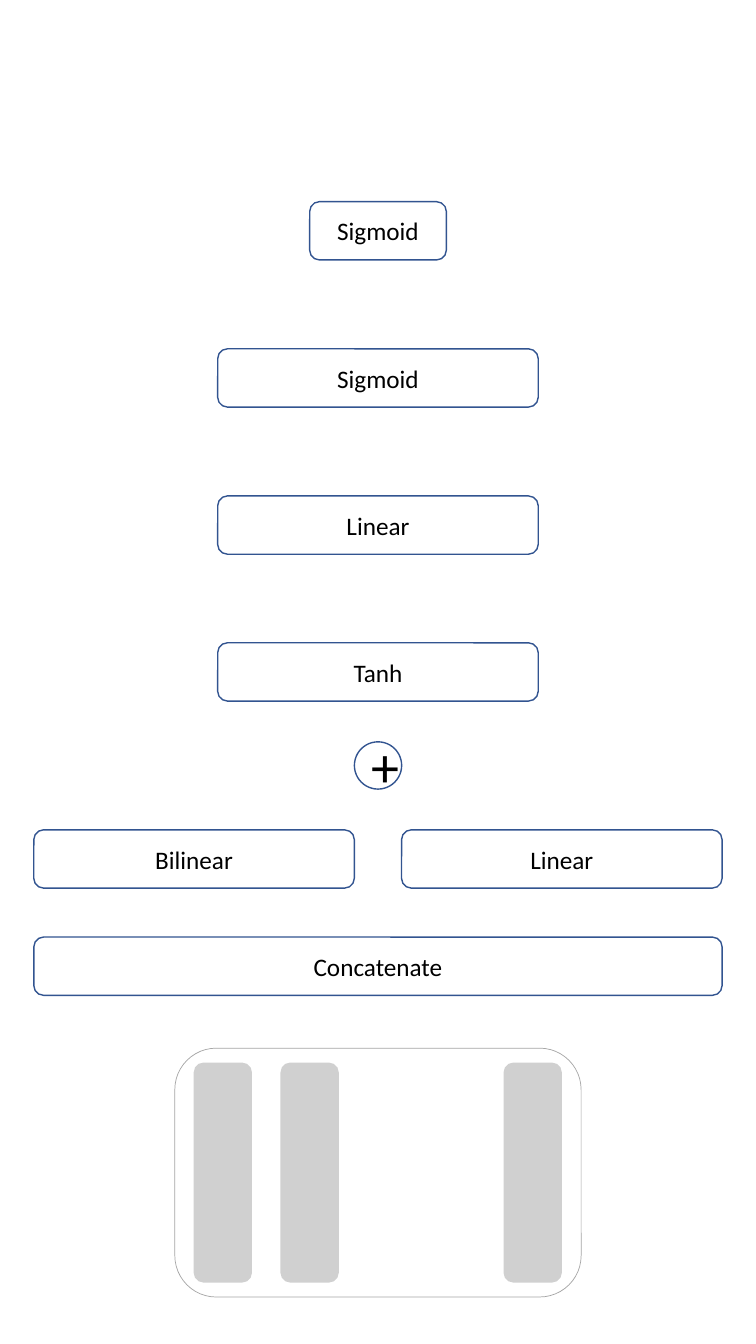
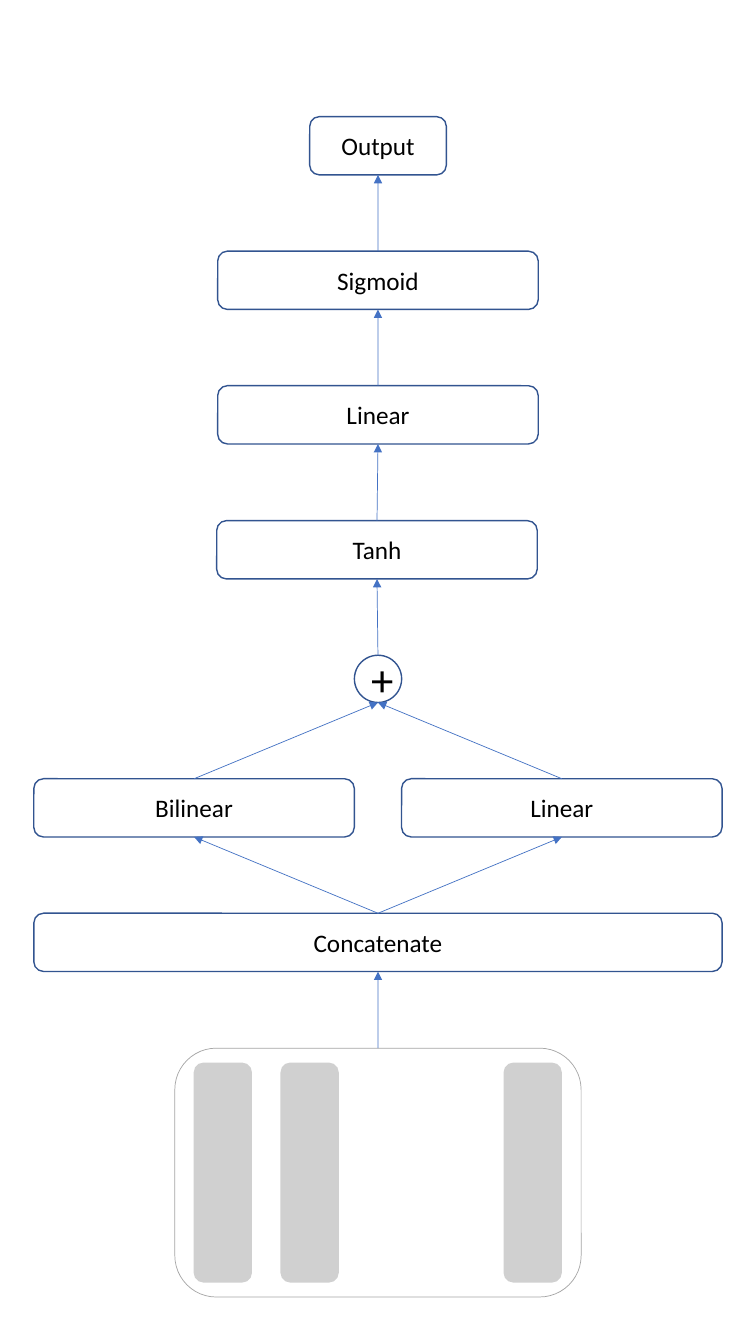
Before and after one commit to Adoni/CSE505, a slide deck: slide 1 of LTN/Report/img/Predicate.pptx. Drawn at 756x1344 pixels with LibreOffice and Linux fonts; fonts in the diff are those of the drawing; grey boxes stand for pictures. Boxes give left, top, right and bottom in pixels: in the first picture for what was removed or moved away, otherwise in the second. Text is boxed around its words. In the diff, an @@ line names an element or a change of style, - is before the commit and + after.

```diff
--- a/LTN/Report/img/Predicate.pptx
+++ b/LTN/Report/img/Predicate.pptx
@@ rounded rectangle "Output": place and size @@
-rounded rectangle "Output" at [309, 202, 447, 260]
+rounded rectangle "Output" at [309, 117, 447, 175]
@@ text in rounded rectangle at [341, 138, 414, 159]: text changed @@
-Sigmoid
+Output
@@ arrow added from (378, 251) to (378, 175), #4472C4 0.5 pt @@
@@ rounded rectangle "Sigmoid": place and size @@
-rounded rectangle "Sigmoid" at [218, 349, 538, 407]
+rounded rectangle "Sigmoid" at [218, 251, 538, 309]
@@ arrow added from (378, 386) to (378, 309), #4472C4 0.5 pt @@
@@ rounded rectangle "Linear": place and size @@
-rounded rectangle "Linear" at [218, 496, 538, 554]
+rounded rectangle "Linear" at [218, 386, 538, 445]
@@ arrow added from (377, 521) to (378, 444), #4472C4 0.5 pt @@
@@ rounded rectangle "Tanh": place and size @@
-rounded rectangle "Tanh" at [218, 643, 538, 702]
+rounded rectangle "Tanh" at [217, 521, 537, 580]
@@ arrow added from (378, 655) to (377, 579), #4472C4 0.5 pt @@
@@ ellipse "+": place and size @@
-ellipse "+" at [355, 742, 402, 789]
+ellipse "+" at [355, 655, 402, 703]
@@ ellipse "+" at [355, 655, 402, 703]: size 40 to 32 pt @@
@@ arrow added from (195, 779) to (378, 703), #4472C4 0.5 pt @@
@@ arrow added from (561, 779) to (378, 703), #4472C4 0.5 pt @@
@@ rounded rectangle "Bilinear": place and size @@
-rounded rectangle "Bilinear" at [34, 830, 355, 888]
+rounded rectangle "Bilinear" at [34, 779, 355, 838]
@@ rounded rectangle "Linear": place and size @@
-rounded rectangle "Linear" at [401, 830, 722, 888]
+rounded rectangle "Linear" at [401, 779, 722, 838]
@@ arrow added from (378, 913) to (195, 837), #4472C4 0.5 pt @@
@@ arrow added from (378, 913) to (561, 837), #4472C4 0.5 pt @@
@@ rounded rectangle "Concatenate": place and size @@
-rounded rectangle "Concatenate" at [34, 937, 723, 996]
+rounded rectangle "Concatenate" at [34, 913, 723, 972]
@@ arrow added from (378, 1048) to (378, 972), #4472C4 0.5 pt @@
```
Also in this commit, not shown: 11 other files.
